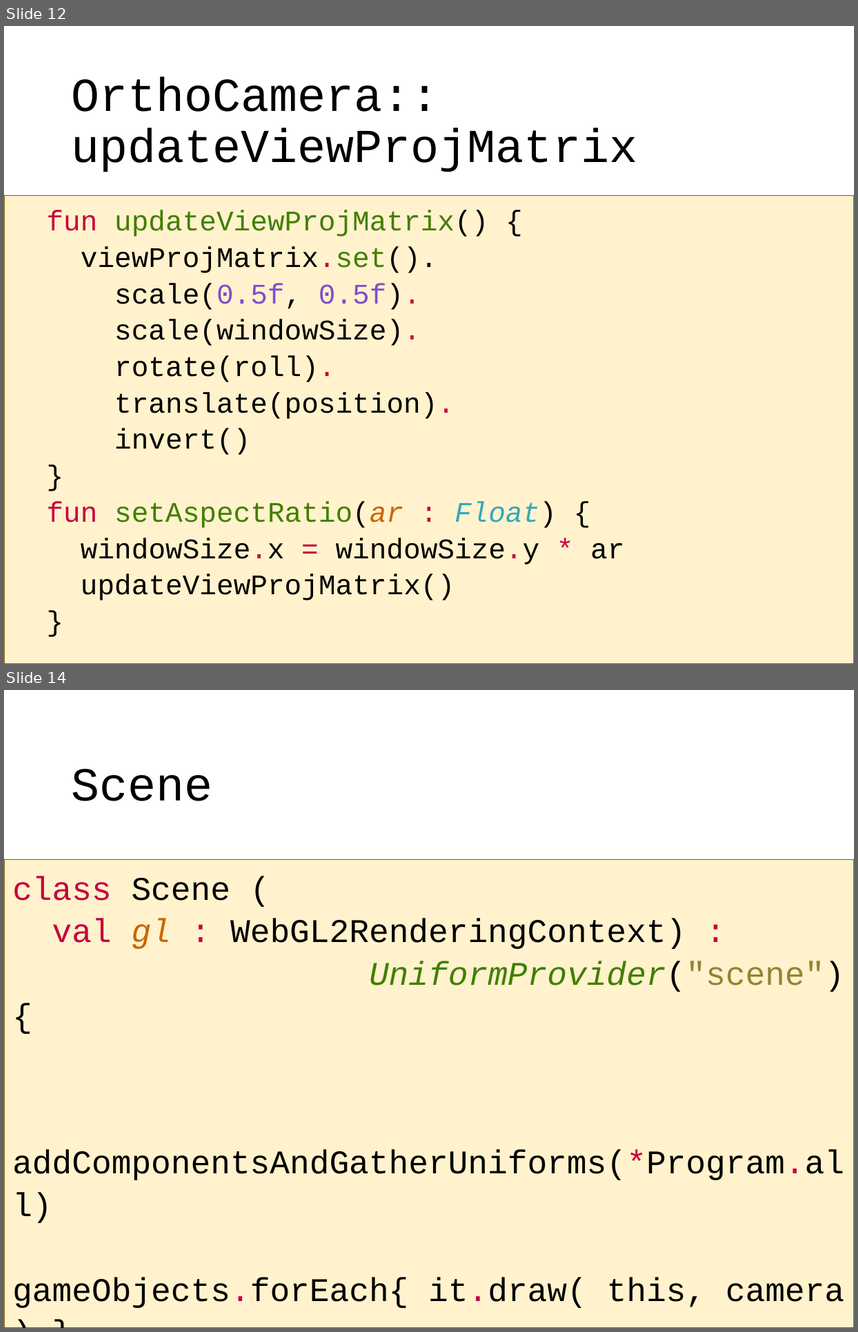
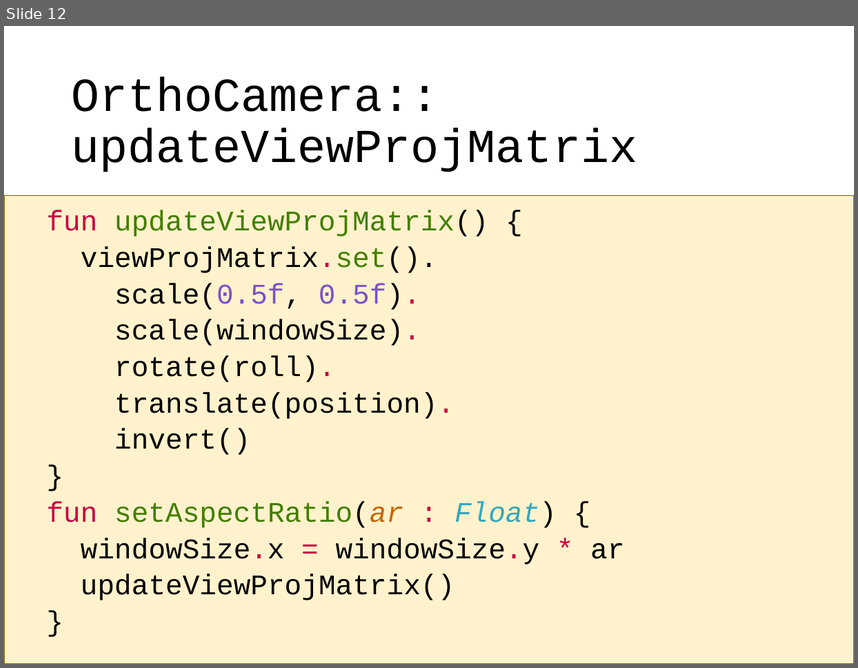
Before and after one commit to szecsi/kogfactory, a slide deck: projects/kog.020.040-ortho/3gre055_2Dcam.pptx. Shown one above the other, each under a label of ours: slides 12 and 14 before the commit, slide 12 after it; the slides between them are not shown. The pictures are 858x1332 and 858x668 pixels, drawn with LibreOffice and Linux fonts; fonts in the diff are those of the drawing. Boxes give left, top, right and bottom in pixels: in the first picture for what was removed or moved away, otherwise in the second. Text is boxed around its words. In the diff, an @@ line names an element or a change of style, - is before the commit and + after.

```diff
--- a/projects/kog.020.040-ortho/3gre055_2Dcam.pptx
+++ b/projects/kog.020.040-ortho/3gre055_2Dcam.pptx
@@ slide 14 removed at (4, 690, 854, 1328), background #FFFFFF @@
@@ title removed at (71, 769, 212, 801) @@
-Scene
@@ text removed at (4, 860, 854, 1328) @@
-class Scene (
-val gl : WebGL2RenderingContext) :
-UniformProvider("scene"){
-addComponentsAndGatherUniforms(*Program.all)
-gameObjects.forEach{ it.draw( this, camera ) }
```
Also in this commit, not shown: 3 slides changed, 8 other files.
